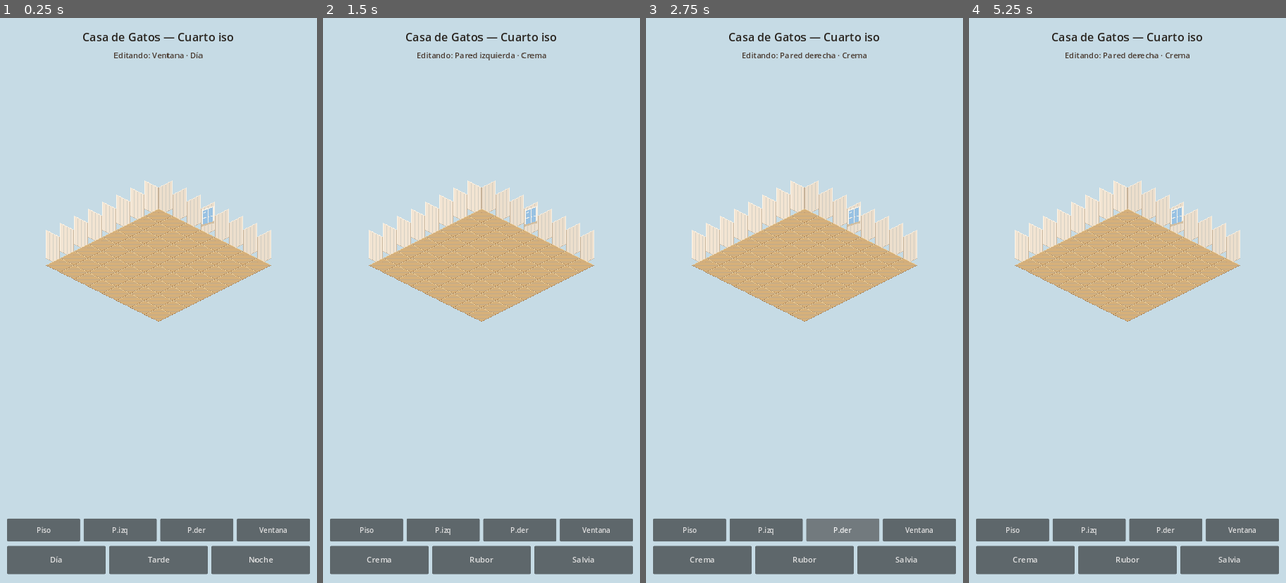
Above: before the commit, frames 1-4 (left to right).
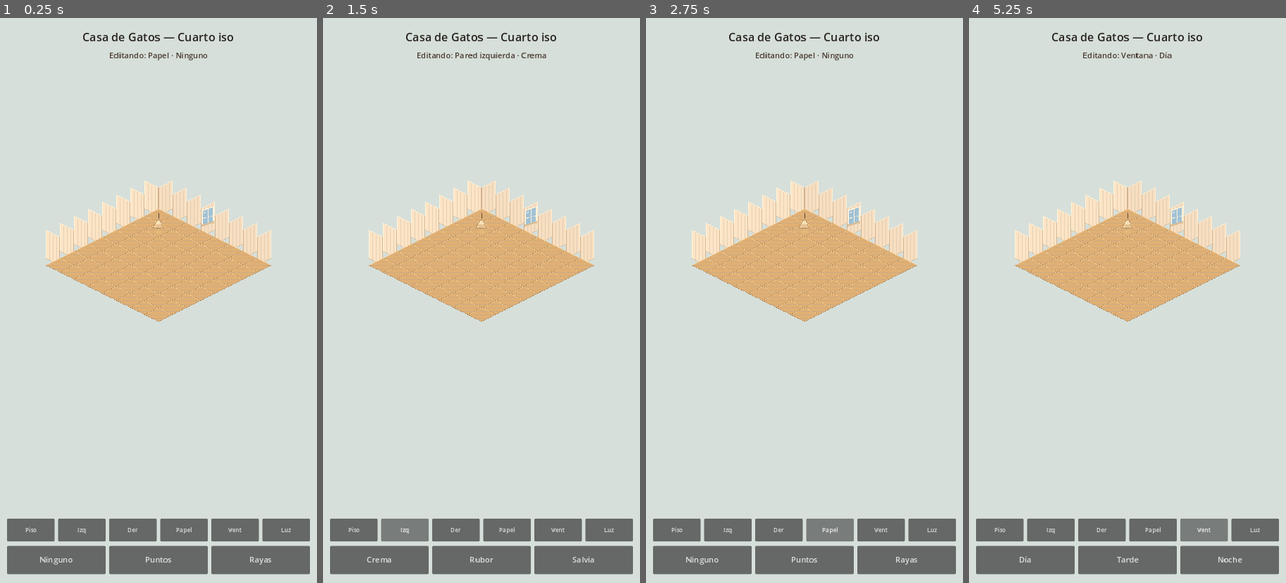
Above: after the commit, the same moments.

Repository: fabianmelo23/Juego-hija
Game: Godot game, scene res://scenes/iso/iso_room.tscn
The game is run twice, just before and just after one commit, with the same random seed, the same clock (stepped at 60 frames per second) and the same inputs.
Inputs (mouse positions are in pixels of both pictures, inside the frame that each line leads up to):
- Up to frame 1 (0.25 s): no input
- Up to frame 2 (1.5 s): click (443, 532) at 0.5 s, where only the run before the commit has a clickable "P.izq"; click (405, 532) at 1.25 s, where only the run after the commit has a clickable "Izq"
- Up to frame 3 (2.75 s): click (842, 532) at 2 s, where only the run before the commit has a clickable "P.der"
- Up to frame 4 (5.25 s): click (1102, 532) at 2.75 s, where only the run after the commit has a clickable "Der"; click (1241, 532) at 3.5 s, where only the run before the commit has a clickable "Ventana"; click (1152, 532) at 4.25 s, where only the run after the commit has a clickable "Papel"; click (1203, 532) at 5 s, where only the run after the commit has a clickable "Vent"

The runs differ from the first frame. In frame 1, 0.9% of the frame differs, in the area x 8-92%, y 6-97%; in frame 2, 1.1%; in frame 3, 0.9%; in frame 4, 1.4%.

Commit message:
Add ceiling light and wallpaper variants to isometric room
Item 11 adds a hanging lamp (warm/rose/off) with combined mood tinting.
Item 04 adds wall pattern overlays (none/dots/stripes) and a Papel tab.

Co-authored-by: fabianmelo23 <fabianmelo23@users.noreply.github.com>

Diff:
--- a/scenes/iso/iso_room.tscn
+++ b/scenes/iso/iso_room.tscn
@@ -16,9 +16,15 @@
 
 [node name="WallRightLayer" type="Node2D" parent="RoomRoot"]
 
+[node name="WallpaperLeftLayer" type="Node2D" parent="RoomRoot"]
+
+[node name="WallpaperRightLayer" type="Node2D" parent="RoomRoot"]
+
 [node name="WindowLayer" type="Node2D" parent="RoomRoot"]
 
 [node name="FloorLayer" type="Node2D" parent="RoomRoot"]
+
+[node name="LightLayer" type="Node2D" parent="RoomRoot"]
 
 [node name="IsoHUD" type="CanvasLayer" parent="."]
 
@@ -49,7 +55,7 @@
 layout_mode = 2
 theme_override_colors/font_color = Color(0.28, 0.22, 0.18, 1)
 theme_override_font_sizes/font_size = 18
-text = "Ítem 07: Ventana pequeña"
+text = "Ítem 04: Papel tapiz"
 horizontal_alignment = 1
 
 [node name="Spacer" type="Control" parent="IsoHUD/Safe/VBox"]
--- a/scripts/iso/iso_room.gd
+++ b/scripts/iso/iso_room.gd
@@ -1,10 +1,12 @@
 extends Node2D
-## Shell isométrico + Ítem 07 ventana pequeña.
+## Shell isométrico + ventana + lámpara + papel tapiz.
 
 signal floor_changed(variant_id: String)
 signal wall_left_changed(variant_id: String)
 signal wall_right_changed(variant_id: String)
 signal window_changed(variant_id: String)
+signal light_changed(variant_id: String)
+signal wallpaper_changed(variant_id: String)
 
 const ROOM_SIZE := Vector2i(8, 8)
 const WALL_HEIGHT := 64
@@ -14,7 +16,10 @@
 @onready var floor_layer: Node2D = $RoomRoot/FloorLayer
 @onready var wall_left_layer: Node2D = $RoomRoot/WallLeftLayer
 @onready var wall_right_layer: Node2D = $RoomRoot/WallRightLayer
+@onready var wallpaper_left_layer: Node2D = $RoomRoot/WallpaperLeftLayer
+@onready var wallpaper_right_layer: Node2D = $RoomRoot/WallpaperRightLayer
 @onready var window_layer: Node2D = $RoomRoot/WindowLayer
+@onready var light_layer: Node2D = $RoomRoot/LightLayer
 @onready var background: Polygon2D = $Background
 @onready var title_label: Label = $IsoHUD/Safe/VBox/Title
 @onready var hint_label: Label = $IsoHUD/Safe/VBox/Hint
@@ -25,16 +30,24 @@
 var _wall_left_textures: Dictionary = {}
 var _wall_right_textures: Dictionary = {}
 var _window_textures: Dictionary = {}
+var _light_textures: Dictionary = {}
+var _wallpaper_left_textures: Dictionary = {}
+var _wallpaper_right_textures: Dictionary = {}
 var _floor_tiles: Dictionary = {}
 var _wall_left_tiles: Array[Sprite2D] = []
 var _wall_right_tiles: Array[Sprite2D] = []
+var _wallpaper_left_tiles: Array[Sprite2D] = []
+var _wallpaper_right_tiles: Array[Sprite2D] = []
 var _window_sprite: Sprite2D
+var _light_sprite: Sprite2D
 
 var _current_floor: String = "floor_wood_light"
 var _current_wall_left: String = "wall_left_cream"
 var _current_wall_right: String = "wall_right_cream"
 var _current_window: String = "window_small_day"
-var _edit_target: String = "window"
+var _current_light: String = "light_ceiling_warm"
+var _current_wallpaper: String = "wallpaper_none"
+var _edit_target: String = "wallpaper"
 
 var _floor_variants := [
 	{"id": "floor_wood_light", "name": "Madera clara"},
@@ -58,6 +71,18 @@
 	{"id": "window_small_day", "name": "Día"},
 	{"id": "window_small_evening", "name": "Tarde"},
 	{"id": "window_small_night", "name": "Noche"},
+]
+
+var _light_variants := [
+	{"id": "light_ceiling_warm", "name": "Cálida"},
+	{"id": "light_ceiling_rose", "name": "Rosa"},
+	{"id": "light_ceiling_off", "name": "Apagada"},
+]
+
+var _wallpaper_variants := [
+	{"id": "wallpaper_none", "name": "Ninguno"},
+	{"id": "wallpaper_dots", "name": "Puntos"},
+	{"id": "wallpaper_stripe", "name": "Rayas"},
 ]
 
 
@@ -67,15 +92,19 @@
 	_build_floor()
 	_build_wall_left()
 	_build_wall_right()
+	_build_wallpaper()
 	_build_window()
+	_build_light()
 	_build_tabs()
 	_rebuild_variant_buttons()
 	title_label.text = "Casa de Gatos — Cuarto iso"
 	set_floor_variant(_current_floor)
 	set_wall_left_variant(_current_wall_left)
 	set_wall_right_variant(_current_wall_right)
+	set_wallpaper_variant(_current_wallpaper)
 	set_window_variant(_current_window)
-	_set_edit_target("window")
+	set_light_variant(_current_light)
+	_set_edit_target("wallpaper")
 
 
 func _load_textures() -> void:
@@ -87,6 +116,17 @@
 		_wall_right_textures[str(v["id"])] = load("res://assets/art/iso/walls/%s.png" % str(v["id"]))
 	for v in _window_variants:
 		_window_textures[str(v["id"])] = load("res://assets/art/iso/windows/%s.png" % str(v["id"]))
+	for v in _light_variants:
+		_light_textures[str(v["id"])] = load("res://assets/art/iso/lights/%s.png" % str(v["id"]))
+	for v in _wallpaper_variants:
+		var wid := str(v["id"])
+		if wid == "wallpaper_none":
+			_wallpaper_left_textures[wid] = null
+			_wallpaper_right_textures[wid] = null
+		else:
+			var style := wid.replace("wallpaper_", "")
+			_wallpaper_left_textures[wid] = load("res://assets/art/iso/wallpaper/wallpaper_left_%s.png" % style)
+			_wallpaper_right_textures[wid] = load("res://assets/art/iso/wallpaper/wallpaper_right_%s.png" % style)
 
 
 func _center_room() -> void:
@@ -140,6 +180,34 @@
 		_wall_right_tiles.append(sprite)
 
 
+
+func _build_wallpaper() -> void:
+	for child in wallpaper_left_layer.get_children():
+		child.queue_free()
+	for child in wallpaper_right_layer.get_children():
+		child.queue_free()
+	_wallpaper_left_tiles.clear()
+	_wallpaper_right_tiles.clear()
+	for y in ROOM_SIZE.y:
+		var sprite := Sprite2D.new()
+		sprite.centered = false
+		sprite.texture_filter = CanvasItem.TEXTURE_FILTER_NEAREST
+		var anchor := IsoMath.grid_to_screen(Vector2i(0, y))
+		sprite.position = anchor - Vector2(IsoMath.TILE_W / 2, WALL_HEIGHT)
+		sprite.z_index = 5 + y + 1
+		wallpaper_left_layer.add_child(sprite)
+		_wallpaper_left_tiles.append(sprite)
+	for x in ROOM_SIZE.x:
+		var sprite := Sprite2D.new()
+		sprite.centered = false
+		sprite.texture_filter = CanvasItem.TEXTURE_FILTER_NEAREST
+		var anchor := IsoMath.grid_to_screen(Vector2i(x, 0))
+		sprite.position = anchor - Vector2(0, WALL_HEIGHT)
+		sprite.z_index = 4 + x + 1
+		wallpaper_right_layer.add_child(sprite)
+		_wallpaper_right_tiles.append(sprite)
+
+
 func _build_window() -> void:
 	for child in window_layer.get_children():
 		child.queue_free()
@@ -153,13 +221,28 @@
 	window_layer.add_child(_window_sprite)
 
 
+func _build_light() -> void:
+	for child in light_layer.get_children():
+		child.queue_free()
+	_light_sprite = Sprite2D.new()
+	_light_sprite.centered = false
+	_light_sprite.texture_filter = CanvasItem.TEXTURE_FILTER_NEAREST
+	# Cuelga cerca del centro del cuarto.
+	var anchor := IsoMath.grid_to_screen(Vector2i(ROOM_SIZE.x / 2, ROOM_SIZE.y / 2))
+	_light_sprite.position = anchor + Vector2(-14, -118)
+	_light_sprite.z_index = 80
+	light_layer.add_child(_light_sprite)
+
+
 func _build_tabs() -> void:
 	for child in tab_bar.get_children():
 		child.queue_free()
 	_add_tab_button("Piso", "floor")
-	_add_tab_button("P.izq", "wall_left")
-	_add_tab_button("P.der", "wall_right")
-	_add_tab_button("Ventana", "window")
+	_add_tab_button("Izq", "wall_left")
+	_add_tab_button("Der", "wall_right")
+	_add_tab_button("Papel", "wallpaper")
+	_add_tab_button("Vent", "window")
+	_add_tab_button("Luz", "light")
 
 
 func _add_tab_button(label: String, target: String) -> void:
@@ -167,7 +250,7 @@
 	button.focus_mode = Control.FOCUS_NONE
 	button.custom_minimum_size = Vector2(0, 52)
 	button.size_flags_horizontal = Control.SIZE_EXPAND_FILL
-	button.add_theme_font_size_override("font_size", 16)
+	button.add_theme_font_size_override("font_size", 13)
 	button.text = label
 	button.pressed.connect(func() -> void:
 		_set_edit_target(target)
@@ -187,6 +270,10 @@
 			hint_label.text = "Editando: Pared derecha · %s" % _nice_name(_wall_right_variants, _current_wall_right)
 		"window":
 			hint_label.text = "Editando: Ventana · %s" % _nice_name(_window_variants, _current_window)
+		"light":
+			hint_label.text = "Editando: Lámpara · %s" % _nice_name(_light_variants, _current_light)
+		"wallpaper":
+			hint_label.text = "Editando: Papel · %s" % _nice_name(_wallpaper_variants, _current_wallpaper)
 
 
 func _variants_for_target() -> Array:
@@ -197,6 +284,10 @@
 			return _wall_right_variants
 		"window":
 			return _window_variants
+		"light":
+			return _light_variants
+		"wallpaper":
+			return _wallpaper_variants
 		_:
 			return _floor_variants
 
@@ -222,6 +313,10 @@
 					set_wall_right_variant(id)
 				"window":
 					set_window_variant(id)
+				"light":
+					set_light_variant(id)
+				"wallpaper":
+					set_wallpaper_variant(id)
 		)
 		variant_bar.add_child(button)
 
@@ -267,20 +362,65 @@
 		return
 	_current_window = variant_id
 	_window_sprite.texture = _window_textures[variant_id]
-	_apply_window_mood(variant_id)
+	_apply_room_mood()
 	if _edit_target == "window":
 		hint_label.text = "Editando: Ventana · %s" % _nice_name(_window_variants, variant_id)
 	window_changed.emit(variant_id)
 
 
-func _apply_window_mood(variant_id: String) -> void:
-	match variant_id:
+func set_light_variant(variant_id: String) -> void:
+	if not _light_textures.has(variant_id) or _light_sprite == null:
+		return
+	_current_light = variant_id
+	_light_sprite.texture = _light_textures[variant_id]
+	_apply_room_mood()
+	if _edit_target == "light":
+		hint_label.text = "Editando: Lámpara · %s" % _nice_name(_light_variants, variant_id)
+	light_changed.emit(variant_id)
+
+
+func _apply_room_mood() -> void:
+	# Combina cielo de ventana + estado de lámpara.
+	var base: Color
+	match _current_window:
 		"window_small_evening":
-			background.color = Color(0.90, 0.78, 0.68, 1)
+			base = Color(0.90, 0.78, 0.68, 1)
 		"window_small_night":
-			background.color = Color(0.35, 0.42, 0.55, 1)
+			base = Color(0.35, 0.42, 0.55, 1)
 		_:
-			background.color = Color(0.78, 0.86, 0.90, 1)
+			base = Color(0.78, 0.86, 0.90, 1)
+
+	match _current_light:
+		"light_ceiling_warm":
+			base = base.lerp(Color(1.0, 0.92, 0.75, 1), 0.28)
+			room_root.modulate = Color(1.05, 1.0, 0.94, 1)
+		"light_ceiling_rose":
+			base = base.lerp(Color(1.0, 0.82, 0.88, 1), 0.30)
+			room_root.modulate = Color(1.04, 0.96, 0.98, 1)
+		_:
+			# Apagada: cuarto un poco más frío/oscuro.
+			base = base.lerp(Color(0.22, 0.24, 0.32, 1), 0.35)
+			room_root.modulate = Color(0.78, 0.80, 0.88, 1)
+
+	background.color = base
+
+
+
+func set_wallpaper_variant(variant_id: String) -> void:
+	if not _wallpaper_left_textures.has(variant_id):
+		return
+	_current_wallpaper = variant_id
+	var left_tex = _wallpaper_left_textures[variant_id]
+	var right_tex = _wallpaper_right_textures[variant_id]
+	for sprite in _wallpaper_left_tiles:
+		sprite.texture = left_tex
+		sprite.visible = left_tex != null
+	for sprite in _wallpaper_right_tiles:
+		sprite.texture = right_tex
+		sprite.visible = right_tex != null
+	if _edit_target == "wallpaper":
+		hint_label.text = "Editando: Papel · %s" % _nice_name(_wallpaper_variants, variant_id)
+	wallpaper_changed.emit(variant_id)
 
 
 func get_current_floor_variant() -> String:
@@ -297,6 +437,15 @@
 
 func get_current_window_variant() -> String:
 	return _current_window
+
+
+func get_current_light_variant() -> String:
+	return _current_light
+
+func get_current_wallpaper_variant() -> String:
+	return _current_wallpaper
+
+
 
 
 func _nice_name(list: Array, id: String) -> String:
--- /dev/null
+++ b/tools/test_iso_light.gd
@@ -0,0 +1,44 @@
+extends SceneTree
+## Prueba headless del Ítem 11 (lámpara de techo).
+
+
+func _init() -> void:
+	call_deferred("_run")
+
+
+func _run() -> void:
+	var scene: PackedScene = load("res://scenes/iso/iso_room.tscn")
+	var room: Node2D = scene.instantiate()
+	root.add_child(room)
+
+	var variants := ["light_ceiling_warm", "light_ceiling_rose", "light_ceiling_off"]
+	for id in variants:
+		room.set_light_variant(id)
+		if room.get_current_light_variant() != id:
+			push_error("light variant switch failed for %s" % id)
+			quit(1)
+			return
+
+	var light_layer: Node2D = room.get_node("RoomRoot/LightLayer")
+	if light_layer.get_child_count() != 1:
+		push_error("expected 1 light sprite")
+		quit(1)
+		return
+
+	var sprite: Sprite2D = light_layer.get_child(0)
+	if sprite.texture == null:
+		push_error("light sprite has no texture")
+		quit(1)
+		return
+
+	room.set_window_variant("window_small_night")
+	room.set_light_variant("light_ceiling_off")
+	if room.modulate.r > 0.95 and room.get_node("RoomRoot").modulate.r > 0.9:
+		# room_root should be dimmed when light is off
+		if (room.get_node("RoomRoot") as Node2D).modulate.r > 0.9:
+			push_error("off light should dim room_root")
+			quit(1)
+			return
+
+	print("ISO_LIGHT_TEST_OK variant=%s" % room.get_current_light_variant())
+	quit(0)
--- /dev/null
+++ b/tools/test_iso_wallpaper.gd
@@ -0,0 +1,46 @@
+extends SceneTree
+## Prueba headless del Ítem 04 (papel tapiz).
+
+
+func _init() -> void:
+	call_deferred("_run")
+
+
+func _run() -> void:
+	var scene: PackedScene = load("res://scenes/iso/iso_room.tscn")
+	var room: Node2D = scene.instantiate()
+	root.add_child(room)
+
+	room.set_wallpaper_variant("wallpaper_dots")
+	if room.get_current_wallpaper_variant() != "wallpaper_dots":
+		push_error("wallpaper dots failed")
+		quit(1)
+		return
+
+	var left_layer: Node2D = room.get_node("RoomRoot/WallpaperLeftLayer")
+	var right_layer: Node2D = room.get_node("RoomRoot/WallpaperRightLayer")
+	if left_layer.get_child_count() != 8 or right_layer.get_child_count() != 8:
+		push_error("expected 8 wallpaper sprites per side")
+		quit(1)
+		return
+
+	var left_sprite: Sprite2D = left_layer.get_child(0)
+	if left_sprite.texture == null or not left_sprite.visible:
+		push_error("dots wallpaper should be visible with texture")
+		quit(1)
+		return
+
+	room.set_wallpaper_variant("wallpaper_none")
+	if left_sprite.visible:
+		push_error("none wallpaper should hide overlays")
+		quit(1)
+		return
+
+	room.set_wallpaper_variant("wallpaper_stripe")
+	if room.get_current_wallpaper_variant() != "wallpaper_stripe":
+		push_error("stripe wallpaper failed")
+		quit(1)
+		return
+
+	print("ISO_WALLPAPER_TEST_OK variant=%s" % room.get_current_wallpaper_variant())
+	quit(0)
Binary file added: assets/art/iso/lights/light_ceiling_off.png
Not shown, added: assets/art/iso/lights/light_ceiling_off.png.import
Binary file added: assets/art/iso/lights/light_ceiling_rose.png
Not shown, added: assets/art/iso/lights/light_ceiling_rose.png.import
Binary file added: assets/art/iso/lights/light_ceiling_warm.png
Not shown, added: assets/art/iso/lights/light_ceiling_warm.png.import
Binary file added: assets/art/iso/wallpaper/wallpaper_left_dots.png
Not shown, added: assets/art/iso/wallpaper/wallpaper_left_dots.png.import
Binary file added: assets/art/iso/wallpaper/wallpaper_left_stripe.png
Not shown, added: assets/art/iso/wallpaper/wallpaper_left_stripe.png.import
Binary file added: assets/art/iso/wallpaper/wallpaper_right_dots.png
Not shown, added: assets/art/iso/wallpaper/wallpaper_right_dots.png.import
(and 4 more such lines)
